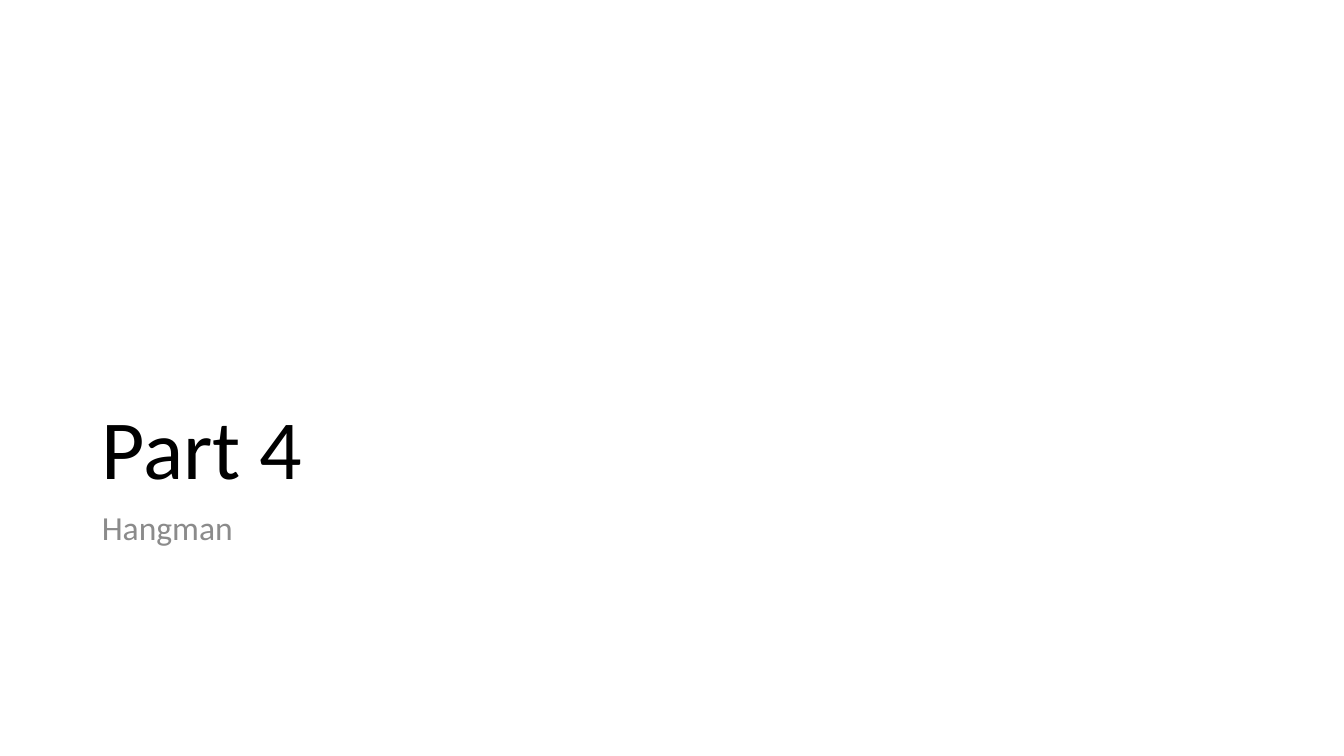
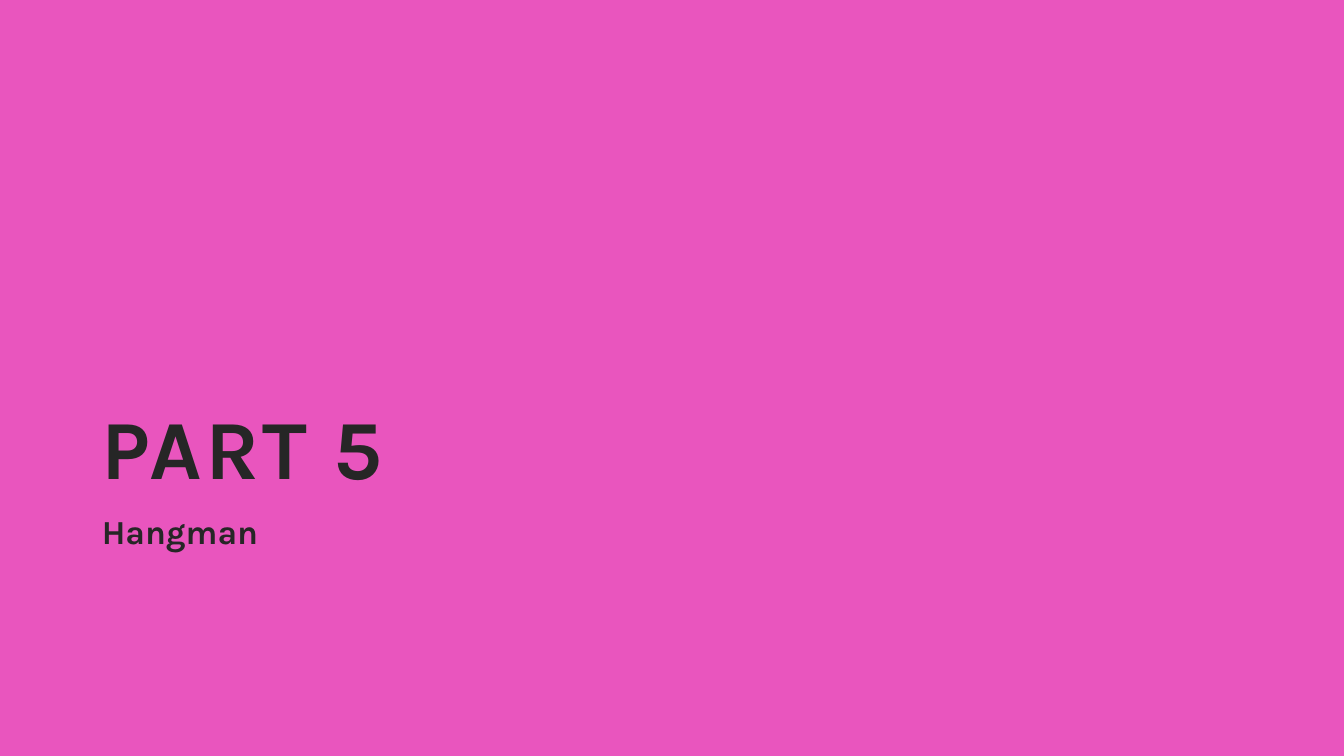
Before and after one commit to thatrandomfrenchdude/Think-Like-A-Programmer, a slide deck: slide 15 of PPT/TLAP_ppt.pptx (slide 13 before the commit). Drawn at 1344x756 pixels with LibreOffice and Linux fonts; fonts in the diff are those of the drawing. Boxes give left, top, right and bottom in pixels: in the first picture for what was removed or moved away, otherwise in the second. Text is boxed around its words. In the diff, an @@ line names an element or a change of style, - is before the commit and + after.

```diff
--- a/PPT/TLAP_ppt.pptx
+++ b/PPT/TLAP_ppt.pptx
@@ background #FFFFFF to #E955BE @@
@@ title at <box>102,424,382,480</box>: text changed; font Calibri to Karla; text colour #000000 to #262626; bold on @@
-Part 4
+PART 5
@@ text "Hangman" at <box>102,522,258,553</box>: font Calibri to Karla, text colour #8C8C8C to #262626, bold on; line spacing 0.9 to 1; more space between paragraphs @@
```
Also in this commit, not shown: 12 other slides changed, 3 slides added, 4 other files.
